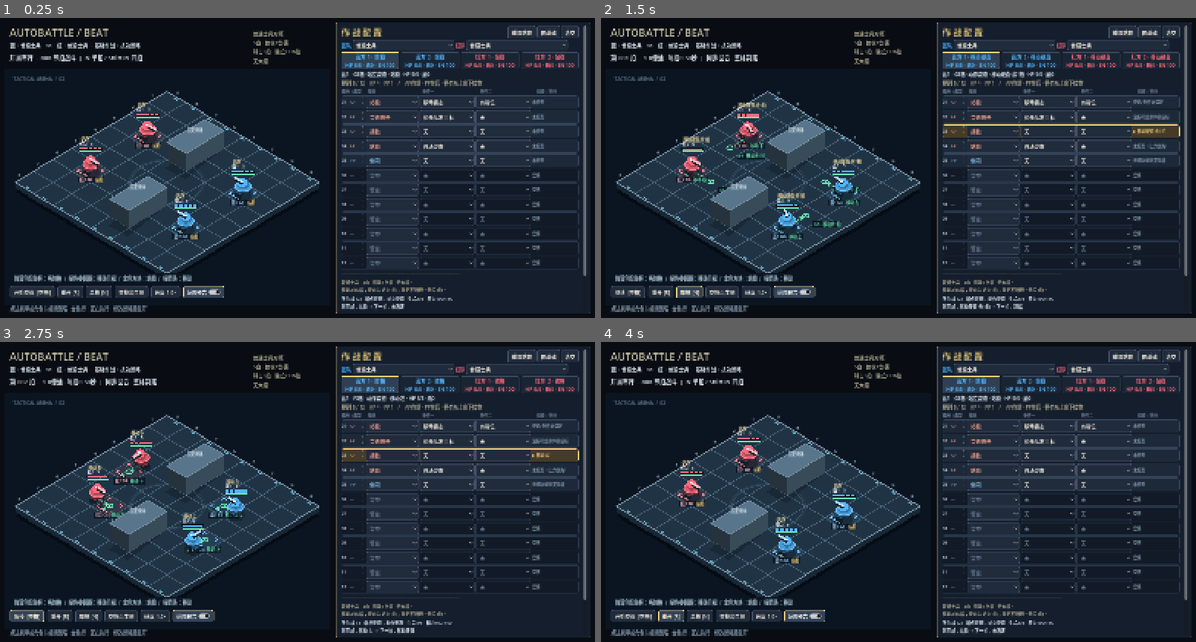
Above: before the commit, frames 1-4 (two rows, left to right).
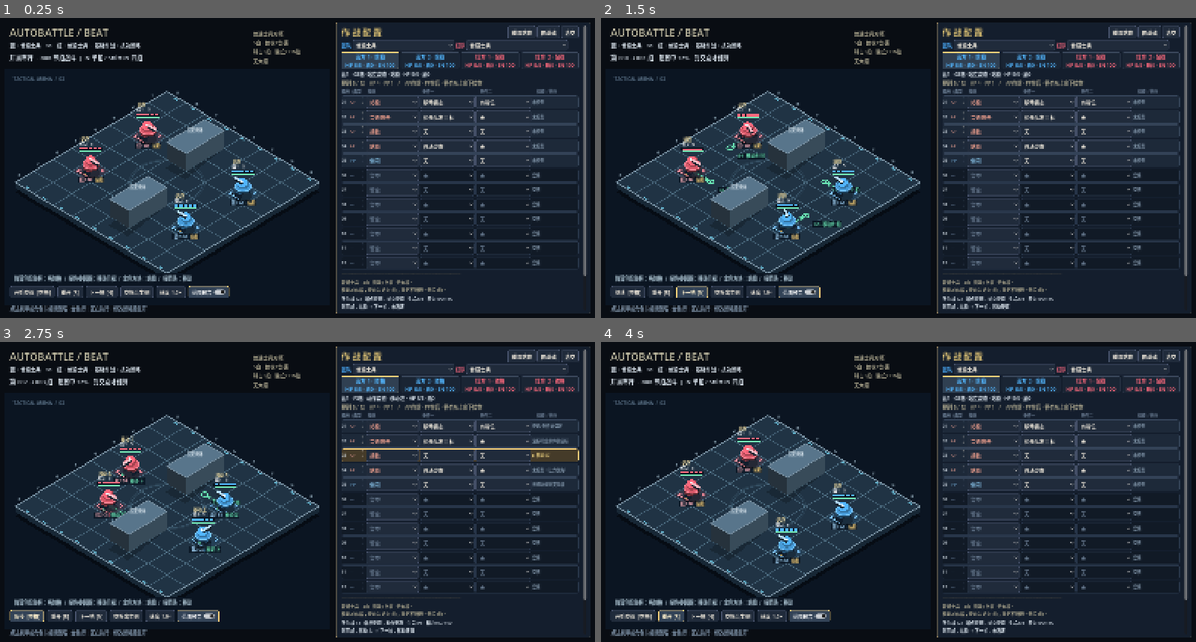
Above: after the commit, the same moments.

Repository: YuanTheouy/test-demo-autobattle
Game: Godot game, scene res://beat_arena.tscn
Same seed, same stepped clock (60 frames per second), same inputs: the game is played once before the commit and once after it.
Inputs:
- Up to frame 1 (0.25 s): no input
- Up to frame 2 (1.5 s): click "重开 [R]" at 0.5 s; click "单拍 [N]" (after the commit: "下一拍 [N]") at 1.25 s
- Up to frame 3 (2.75 s): click "继续 [空格]" at 2 s
- Up to frame 4 (4 s): click "暂停 [空格]" at 2.75 s; click "重开 [R]" at 3.5 s

The runs differ from the first frame. In frame 1, 0.4% of the frame differs, in the area x 14-39%, y 89-94%; in frame 2, 2.9%, in the area x 4-98%, y 11-98%; in frame 3, 2.5%; in frame 4, 0.4%.

Commit message:
单拍先播放再交点结算，修复致命弹道到达前提前死亡

Diff:
--- a/reports/beat-validation.json
+++ b/reports/beat-validation.json
@@ -1,4 +1,11 @@
 {
+	"animate_then_settle": {
+		"checks": [
+			"N animates before settling; logical cell stays put during the segment, one press commits one endpoint, then both clocks freeze",
+			"lethal bullet takes the full firing segment; HP, death and victory change only on arrival; impact remains visible at the paused endpoint"
+		],
+		"real_seconds_per_step": 0.5
+	},
 	"balance": {
 		"attack_results": [
 			{
--- a/scripts/beat_battle.gd
+++ b/scripts/beat_battle.gd
@@ -8,6 +8,9 @@
 var presentation = preload("res://scripts/beat_presentation.gd").new()
 var settle_visual := 0.0
 var animation_preview_caption := ""
+var segment_active := false
+var steps_remaining := 0
+var segment_preview: Dictionary = {}
 
 func _ready() -> void:
 	team_presets = [SOLDIER_PRESET, SOLDIER_PRESET]
@@ -89,8 +92,8 @@
 	super.setup_ui()
 	for node in find_children("*", "Button", true, false):
 		if node.text == "单帧 [N]":
-			node.text = "单拍 [N]"
-			node.tooltip_text = "N前进1拍；Shift+N前进4拍。新基准1倍速每拍0.5秒；0.5倍每拍1秒，2倍每拍0.25秒。"
+			node.text = "下一拍 [N]"
+			node.tooltip_text = "N完整播放1拍并在交点结算后暂停；Shift+N播放4拍。新基准1倍速每拍0.5秒；0.5倍每拍1秒，2倍每拍0.25秒。"
 		if node.text.begins_with("速度 "): node.tooltip_text = "新基准：1倍速每拍0.5秒；0.5倍每拍1秒；2倍每拍0.25秒。"
 	for node in get_children():
 		if node is Label and node.text == "AUTOBATTLE": node.text = "AUTOBATTLE / BEAT"
@@ -172,6 +175,9 @@
 	units.assign(beat_sim.units)
 	presentation.reset(units)
 	settle_visual = 0.0
+	segment_active = false
+	steps_remaining = 0
+	segment_preview.clear()
 	refresh_ui()
 
 func place_unit(uid: int, cell: Vector2i) -> bool:
@@ -184,7 +190,7 @@
 	return true
 
 func _process(delta: float) -> void:
-	if running:
+	if running or steps_remaining > 0:
 		settle_visual = 0.0
 		advance_playback(delta)
 	elif settle_visual > 0:
@@ -205,38 +211,56 @@
 	for impact in impacts: impact.life -= delta
 	impacts = impacts.filter(func(e): return e.life > 0)
 
+func begin_segment() -> void:
+	beat_sim.loadouts = loadouts
+	segment_preview = beat_sim.preview_segment()
+	presentation.begin(units, segment_preview.units, beat_sim, segment_preview)
+	segment_active = true
+
 func advance_playback(delta: float) -> void:
 	var remaining := delta * playback_rate()
-	while remaining > 0.00000001 and running:
+	while remaining > 0.00000001 and (running or steps_remaining > 0):
+		if not segment_active: begin_segment()
 		var slice := minf(remaining, Beat.SECONDS - accumulator)
 		advance_visuals(slice)
 		accumulator += slice
 		remaining -= slice
 		if accumulator + 0.00000001 >= Beat.SECONDS:
 			accumulator = 0.0
-			simulate(Beat.SECONDS)
+			simulate(Beat.SECONDS, false)
+			segment_active = false
+			segment_preview.clear()
+			if steps_remaining > 0: steps_remaining -= 1
+	refresh_ui()
 
 func playback_rate() -> float:
 	return BASE_PLAYBACK_RATE * speed * (ULTIMATE_SLOW if ultimate_aim >= 0 else 1.0)
 
+func toggle_running() -> void:
+	steps_remaining = 0
+	super.toggle_running()
+
 func step_forward(frame_count := 1) -> void:
+	if steps_remaining > 0: return # Repeated presses cannot silently queue extra beats.
 	running = false
 	started = true
 	deployment_drag = -1
-	accumulator = 0.0
-	for tick in range(4 if frame_count == 12 else frame_count): simulate(Beat.SECONDS)
-	settle_visual = 0.65
+	steps_remaining = 4 if frame_count == 12 else frame_count
+	settle_visual = 0.0
+	if not segment_active: begin_segment()
 	refresh_ui()
 	queue_redraw()
 
-func simulate(_dt: float) -> void:
+func simulate(_dt: float, animate_after := true) -> void:
+	# Headless checks may step instantly; live playback commits only after animation.
 	var before: Array = units.duplicate(true)
 	var hp_before: Array = []
 	for u in beat_sim.units: hp_before.append(u.hp)
 	beat_sim.loadouts = loadouts
 	beat_sim.tick()
 	units.assign(beat_sim.units)
-	presentation.begin(before, units, beat_sim)
+	if animate_after: presentation.begin(before, units, beat_sim)
+	else: presentation.finish_segment(before, units)
 	logic_frame = beat_sim.beat
 	clock = ROUND_TIME - logic_frame * Beat.SECONDS
 	shots = beat_sim.shots
@@ -246,9 +270,7 @@
 		if u.hp < hp_before[u.uid]: impacts.append({"p": u.p, "life": 0.65, "amount": hp_before[u.uid] - u.hp, "team": u.team})
 		elif u.hp > hp_before[u.uid]: impacts.append({"p": u.p, "life": 0.65, "amount": u.hp - hp_before[u.uid], "team": u.team, "healing": true})
 	for event in beat_sim.events: log_event(event)
-	if beat_sim.finished and not finished:
-		end_round(beat_sim.winner, beat_sim.result)
-		settle_visual = 0.65
+	if beat_sim.finished and not finished: end_round(beat_sim.winner, beat_sim.result)
 
 func log_event(message: String) -> void:
 	logs.push_front("拍%03d  %s" % [logic_frame, message])
@@ -278,6 +300,7 @@
 	super.refresh_ui()
 	if units.is_empty() or not units[0].has("pose"): return
 	status_label.text = "第 %03d 拍  ·  %.1f倍速 · 每拍%.2f秒  |  同步回合 · 整格判定" % [logic_frame, speed, Beat.SECONDS / playback_rate()]
+	if segment_active: status_label.text = "第 %03d → %03d 拍 · 播放中 %.0f%% · 到交点才结算" % [logic_frame, logic_frame + 1, accumulator / Beat.SECONDS * 100]
 	if not started: status_label.text = "开局布阵  ·  8×8 节拍战斗  |  N 单拍 / Shift+N 四拍"
 	var u: Dictionary = units[editor_unit]
 	character_label.text = "%s%d · %s格 · %s · %s · HP %d/%d · 盾%d" % ["蓝" if u.team == 0 else "红", u.member + 1, Beat.name_of(u.cell), Beat.posture(u), action_state_label(u), u.hp, Beat.MAX_HP, u.shield]
@@ -363,16 +386,17 @@
 	beat_sim = preload("res://scripts/beat_validation.gd").fixture(self)
 	beat_sim.units[2].cell = Vector2i(4, 3)
 	beat_sim.units[2].p = Beat.center(Vector2i(4, 3))
+	beat_sim.units[2].hp = 1
 	beat_sim.loadouts[0].active = [["普通攻击", "无", "无"]]
 	loadouts = beat_sim.loadouts
 	units.assign(beat_sim.units)
 	presentation.reset(units)
 	started = true
 	for row in range(3):
-		simulate(Beat.SECONDS)
+		step_forward()
 		for column in range(4):
-			if column > 0: advance_visuals(Beat.SECONDS / 3.0)
-			animation_preview_caption = "%s / %.0f ms" % [["第1拍·瞄准预警", "第2拍·目标格结算", "第3拍·后摇结束站立"][row], column * Beat.SECONDS / 3.0 * 1000.0]
+			if column > 0: advance_playback(Beat.SECONDS / 3.0 / playback_rate())
+			animation_preview_caption = "%s / %.0f ms" % [["第1拍·瞄准预警", "第2拍·弹道到达才结算", "第3拍·后摇结束站立"][row], column * Beat.SECONDS / 3.0 * 1000.0] + " / HP %d / 已结算%d拍" % [units[2].hp, logic_frame]
 			queue_redraw()
 			await RenderingServer.frame_post_draw
 			var frame := get_viewport().get_texture().get_image().get_region(Rect2i(20, 145, 890, 590))
--- a/scripts/beat_presentation.gd
+++ b/scripts/beat_presentation.gd
@@ -7,6 +7,7 @@
 var bursts: Array = []
 var time := 0.0
 var beat_age := 0.0
+var segment_units: Array = []
 
 func destination(u: Dictionary) -> Vector2:
 	if u.mode == "碰撞":
@@ -26,6 +27,7 @@
 	return Vector2(u.trend) * cruise * DURATION * 0.5
 
 func reset(units: Array) -> void:
+	segment_units.clear()
 	tracks.clear()
 	flights.clear()
 	bursts.clear()
@@ -63,7 +65,9 @@
 	var track: Dictionary = tracks[u.uid]
 	return lerp_angle(track.angle_from, track.angle_to, smoothstep(0.0, 1.0, clampf(track.age / DURATION, 0.0, 1.0)))
 
-func begin(before: Array, after: Array, sim) -> void:
+func begin(before: Array, after: Array, sim, upcoming: Dictionary = {}) -> void:
+	var deferred := not upcoming.is_empty()
+	segment_units = after.duplicate(true) if deferred else []
 	if tracks.is_empty(): reset(before)
 	beat_age = 0.0
 	for u in after:
@@ -84,23 +88,35 @@
 		track.guide = movement_guide(old, u)
 		track.dodge = u.phase == "侧闪跨格"
 		if u.phase == "释放硬直": track.flash = 0.18
-		if u.hp < old.hp: track.hurt = 0.2
-		if u.hp > old.hp: track.heal = 0.5
+		if not deferred and u.hp < old.hp: track.hurt = 0.2
+		if not deferred and u.hp > old.hp: track.heal = 0.5
 	# New attacks only. Flight endpoints are locked integer cells, never homing.
-	for strike in sim.strikes:
-		var delay: int = strike.at - sim.beat
+	for strike in upcoming.get("strikes", sim.strikes):
+		var delay: int = strike.at - int(upcoming.get("beat", sim.beat))
 		var source: Dictionary = after[strike.source]
+		if deferred and delay == 0: continue # Immediate attacks are drawn once by the due-effect path.
 		if source.phase != "释放硬直" or delay != sim.flight_delay(strike.skill): continue
 		for cell in strike.cells:
-			flights.append({"from": position(source), "to": sim.center(cell), "age": 0.0, "duration": maxf(DURATION, delay * DURATION), "team": strike.team, "arc": delay >= 2})
-	for effect in sim.effects:
+			flights.append({"from": position(source), "to": sim.center(cell), "age": 0.0, "duration": maxf(DURATION, (delay + (1 if deferred else 0)) * DURATION), "team": strike.team, "arc": delay >= 2})
+	for effect in upcoming.get("effects", sim.effects):
 		var ordinary: bool = effect.skill in ["点射", "普通攻击"]
-		var flight_time := DURATION * 0.6 if ordinary else 0.0
+		var flight_time := DURATION if deferred else (DURATION * 0.6 if ordinary else 0.0)
 		for cell in effect.cells:
 			bursts.append({"p": sim.center(cell), "age": -flight_time, "team": effect.team, "total_beats": maxi(1, effect.at - effect.get("warn_from", effect.at - maxi(1, sim.flight_delay(effect.skill))))})
 		if sim.flight_delay(effect.skill) == 0:
 			for cell in effect.cells:
-				flights.append({"from": position(after[effect.source]), "to": sim.center(cell), "age": 0.0, "duration": flight_time if ordinary else 0.16, "team": effect.team, "arc": false, "beam": not ordinary})
+				flights.append({"from": position(after[effect.source]), "to": sim.center(cell), "age": 0.0, "duration": flight_time if ordinary or deferred else 0.16, "team": effect.team, "arc": false, "beam": not ordinary})
+
+func finish_segment(before: Array, after: Array) -> void:
+	# Arrival has been shown; now reveal HP changes and impact feedback at the endpoint.
+	segment_units.clear()
+	beat_age = 0.0
+	flights = flights.filter(func(f): return f.age < f.duration - 0.000001)
+	for burst in bursts:
+		if burst.age > -0.000001: burst.age = maxf(0, burst.age)
+	for u in after:
+		if u.hp < before[u.uid].hp: tracks[u.uid].hurt = 0.2
+		if u.hp > before[u.uid].hp: tracks[u.uid].heal = 0.5
 
 func advance(delta: float) -> void:
 	time += delta
@@ -115,6 +131,9 @@
 
 func visual(u: Dictionary) -> Dictionary:
 	var copy := u.duplicate()
+	if not segment_units.is_empty():
+		for key in ["phase", "mode", "active_skill", "left", "intent", "timer", "action_stage"]:
+			copy[key] = segment_units[u.uid][key]
 	if not tracks.has(u.uid): return copy
 	var track: Dictionary = tracks[u.uid]
 	copy.p = position(u)
--- a/scripts/beat_simulation.gd
+++ b/scripts/beat_simulation.gd
@@ -722,6 +722,22 @@
 	strikes = saved_strikes
 	manual = saved_manual
 	activations = saved_activations
+
+func preview_segment() -> Dictionary:
+	# Preview only trajectories and due effects; no HP, cell or decision is committed.
+	if next_segment.is_empty() or next_segment.key != boundary_key(): choose_next_segment()
+	var projected: Array = next_segment.units.duplicate(true)
+	var saved_events: Array[String] = events
+	events = []
+	resolve_moves(units, projected, next_segment.moves, [0, 0, 0, 0])
+	events = saved_events
+	for u in projected:
+		u.p = center(u.cell)
+		u.hp = units[u.uid].hp
+	var due: Array = []
+	for strike in strikes + next_segment.strikes:
+		if strike.at == beat + 1: due.append(strike.duplicate(true))
+	return {"units": projected, "strikes": next_segment.strikes.duplicate(true), "effects": due, "beat": beat + 1}
 
 func tick() -> void:
 	# Only initial deployment or an explicit edit needs a plan at the starting point.
--- a/scripts/beat_telegraph.gd
+++ b/scripts/beat_telegraph.gd
@@ -7,7 +7,7 @@
 	for boundary in range(1, total_beats): cuts.append(float(boundary) / total_beats)
 	return cuts
 
-static func cells(sim, elapsed: float) -> Array:
+static func cells(sim, elapsed: float, preview: Dictionary = {}) -> Array:
 	var incoming: Array = []
 	for strike in sim.strikes:
 		incoming.append({"cells": strike.cells, "due": strike.at, "start": strike.get("warn_from", strike.at - maxi(1, Beat.flight_delay(strike.skill))), "team": strike.team})
@@ -18,6 +18,11 @@
 		# Only the next not-yet-released shot matters; later shots share its cells.
 		if count > 0:
 			incoming.append({"cells": u.lock_cells, "due": due, "start": u.attack_started, "team": u.team})
+	# Show lock-on as soon as an aiming segment starts, without publishing future HP/cells.
+	for u in preview.get("units", []):
+		if u.hp <= 0 or u.phase != "前摇" or sim.units[u.uid].mode in ["前摇", "释放硬直"]: continue
+		var due: int = preview.beat + (u.left if u.mode == "前摇" else 0) + 1 + Beat.flight_delay(u.active_skill)
+		incoming.append({"cells": u.lock_cells, "due": due, "start": u.attack_started, "team": u.team})
 	var nearest: Dictionary = {}
 	for attack in incoming:
 		if attack.due <= sim.beat: continue
--- a/scripts/beat_validation.gd
+++ b/scripts/beat_validation.gd
@@ -242,8 +242,11 @@
 	assert(snapshots[0] == snapshots[1] and snapshots[1] == snapshots[2])
 	game.reset_round()
 	game.step_forward()
+	assert(game.logic_frame == 0)
+	game.advance_playback(Beat.SECONDS / game.playback_rate())
 	assert(game.logic_frame == 1)
 	game.step_forward(12)
+	game.advance_playback(4 * Beat.SECONDS / game.playback_rate())
 	assert(game.logic_frame == 5)
 	game.reset_round()
 	assert(game.place_unit(0, Vector2i(7, 7)))
@@ -261,6 +264,7 @@
 	report.shooting = validate_shooting(game)
 	report.shot_postures = validate_shot_postures(game)
 	report.boundary = validate_boundaries(game)
+	report.animate_then_settle = validate_live_steps(game)
 	report.soldier = validate_soldier(game)
 	report.movement_lock = validate_movement_lock(game)
 	report.motion = validate_motion(game)
@@ -269,6 +273,72 @@
 	var file := FileAccess.open("res://reports/beat-validation.json", FileAccess.WRITE)
 	file.store_string(JSON.stringify(report, "\t"))
 	print("BEAT PASSED: soldier preset, 9-beat straight route/12-beat zigzag, turn-standing, smooth braking, two-beat committed movement, one-beat PP dodge, six symmetric cases, nine legacy presets and editor")
+
+static func validate_live_steps(game) -> Dictionary:
+	var checks: Array = []
+	var sim = fixture(game)
+	ap(sim, 0, "向右移动")
+	game.beat_sim = sim
+	game.loadouts = sim.loadouts
+	game.units.assign(sim.units)
+	game.presentation.reset(game.units)
+	game.speed = 1.0
+	var origin: Vector2 = game.units[0].p
+	game.step_forward()
+	game.step_forward() # Duplicate presses must not queue an unseen extra beat.
+	assert(game.logic_frame == 0 and game.units[0].cell == Vector2i(2, 3))
+	game.advance_playback(0.25)
+	assert(game.logic_frame == 0 and game.units[0].cell == Vector2i(2, 3))
+	game.toggle_running() # Switch from single-step to continuous, then pause mid-segment.
+	game.toggle_running()
+	var paused: float = game.presentation.time
+	game._process(2.0)
+	assert(game.presentation.time == paused and game.logic_frame == 0)
+	game.step_forward() # Finish the same in-progress segment, without restarting it.
+
+	assert(game.presentation.position(game.units[0]).distance_to(origin) > 0)
+	game.advance_playback(10.0)
+	assert(game.logic_frame == 1 and game.steps_remaining == 0 and not game.running)
+	var frozen: float = game.presentation.time
+	game._process(5.0)
+	assert(game.logic_frame == 1 and game.presentation.time == frozen)
+	game.step_forward()
+	game.advance_playback(0.49)
+	assert(game.logic_frame == 1 and game.units[0].cell == Vector2i(2, 3))
+	game.advance_playback(0.01)
+	assert(game.logic_frame == 2 and game.units[0].cell == Vector2i(3, 3))
+	checks.append("N animates before settling; logical cell stays put during the segment, one press commits one endpoint, then both clocks freeze")
+	# A lethal ordinary bullet must arrive before the real HP/death/result is published.
+	sim = fixture(game)
+	sim.units[2].cell = Vector2i(4, 3)
+	sim.units[2].p = Beat.center(sim.units[2].cell)
+	sim.units[2].hp = 1
+	ap(sim, 0, "普通攻击")
+	game.beat_sim = sim
+	game.loadouts = sim.loadouts
+	game.units.assign(sim.units)
+	game.presentation.reset(game.units)
+	game.step_forward()
+	assert(not preload("res://scripts/beat_telegraph.gd").cells(sim, 0.0, game.segment_preview).is_empty())
+	game.advance_playback(0.5)
+	assert(game.logic_frame == 1 and game.units[2].hp == 1)
+	game.step_forward()
+	assert(game.units[2].hp == 1 and game.presentation.flights.size() == 1)
+	assert(is_equal_approx(game.presentation.flights[0].duration, Beat.SECONDS))
+	game.advance_playback(0.49)
+	assert(game.logic_frame == 1 and sim.beat == 1 and game.units[2].hp == 1 and sim.shots == 0 and not game.finished)
+	assert(not game.presentation.flights.is_empty() and game.presentation.bursts.all(func(b): return b.age < 0))
+	game.advance_playback(0.01)
+	assert(game.logic_frame == 2 and game.units[2].hp == 0 and sim.shots == 1 and game.finished)
+	assert(game.presentation.flights.is_empty() and game.presentation.bursts.any(func(b): return b.age >= -0.00001))
+	checks.append("lethal bullet takes the full firing segment; HP, death and victory change only on arrival; impact remains visible at the paused endpoint")
+	# Explicit four-beat playback stops at its fourth endpoint, even with a large frame.
+	game.reset_round()
+	game.step_forward(12)
+	game.advance_playback(10.0)
+	assert(game.logic_frame == 4 and game.steps_remaining == 0 and not game.segment_active)
+	game.reset_round()
+	return {"checks": checks, "real_seconds_per_step": 0.5}
 
 static func validate_boundaries(game) -> Dictionary:
 	var checks: Array = []
@@ -696,7 +766,8 @@
 	var beat: int = game.logic_frame
 	game._process(0.1)
 	assert(game.units == state and game.logic_frame == beat, "Single-step animates without advancing another beat")
-	game.settle_visual = 0.0
+	game.advance_playback(Beat.SECONDS / game.playback_rate())
+	assert(game.steps_remaining == 0 and game.logic_frame == beat + 1)
 	var frozen: float = game.presentation.time
 	game._process(0.1)
 	assert(game.presentation.time == frozen, "Pause freezes the visual clock")
@@ -769,9 +840,9 @@
 	game.speed = 1.0
 	game.step_forward()
 	game._process(0.25)
-	assert(is_equal_approx(game.presentation.beat_age, 0.125) and game.logic_frame == 1)
+	assert(is_equal_approx(game.presentation.beat_age, 0.125) and game.logic_frame == 0)
 	game._process(0.25)
-	assert(is_equal_approx(game.presentation.beat_age, 0.25) and game.logic_frame == 1, "Single-step animation must take half a real second at the new baseline")
+	assert(is_equal_approx(game.presentation.beat_age, 0.0) and game.logic_frame == 1, "Single-step animation must take half a real second at the new baseline")
 	game.reset_round()
 	return ["new default 1x equals previous 0.5x", "0.5x/1x/2x use 1.0/0.5/0.25 real seconds per beat", "single-step animation follows the same new baseline"]
 
--- a/scripts/beat_view.gd
+++ b/scripts/beat_view.gd
@@ -3,7 +3,7 @@
 var occupants: Array = []
 
 func render(game) -> void:
-	warnings = preload("res://scripts/beat_telegraph.gd").cells(game.beat_sim, game.presentation.beat_age) if game.show_aim else []
+	warnings = preload("res://scripts/beat_telegraph.gd").cells(game.beat_sim, game.presentation.beat_age, game.segment_preview) if game.show_aim else []
 	occupants = preload("res://scripts/beat_occupancy.gd").markers(game.units)
 	super.render(game)
 	if not g.animation_preview_caption.is_empty():
@@ -170,18 +170,19 @@
 func visual_unit(u: Dictionary) -> Dictionary:
 	var visual: Dictionary = g.presentation.visual(u)
 	visual.hide_action_label = true
-	visual.intent = g.action_state_label(u)
+	visual.intent = g.action_state_label(visual)
 	return visual
 
 func display_position(u: Dictionary) -> Vector2:
 	return g.presentation.position(u)
 
 func robot(u: Dictionary) -> void:
-	super.robot(visual_unit(u))
-	if u.hp > 0 and u.phase == "前摇":
+	var shown := visual_unit(u)
+	super.robot(shown)
+	if shown.hp > 0 and shown.phase == "前摇":
 		var track: Dictionary = g.presentation.tracks[u.uid]
-		var total: float = maxf(1.0, g.beat_sim.windup(u.active_skill))
-		var remaining: float = u.left if u.mode == "前摇" else 0.0
+		var total: float = maxf(1.0, g.beat_sim.windup(shown.active_skill))
+		var remaining: float = shown.left if shown.mode == "前摇" else 0.0
 		var progress := clampf((total - remaining - 1.0 + track.age / 0.25) / total, 0.0, 1.0)
 		var color: Color = g.BLUE if u.team == 0 else g.RED
 		ring(display_position(u), 33, Color(color, 0.35), 2)
Binary file changed: reports/beat-preview.png
Binary file changed: reports/beat-shooting-preview.png
Not shown, changed: README.md
Not shown, changed: docs/beat-combat.md
